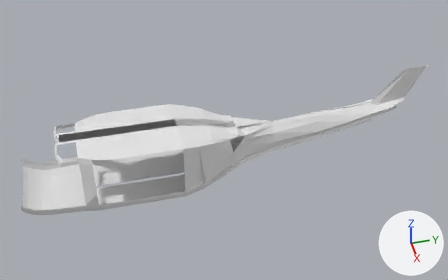
The Blender file BluePrintSources/bell205uh1.blend: old version first, new version second.
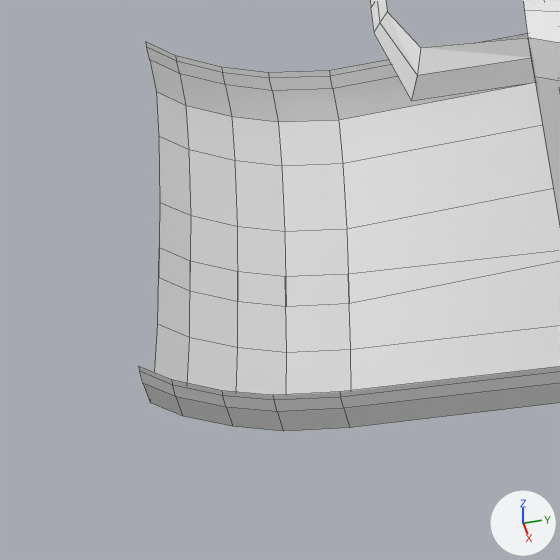
There are two pictures of each version: one whole from a 50 mm lens placed at (11.61, -2.92, 9.02), pointed at (0.1, -0.09, 0.04), one close up on the part from 0% to 18% of the width and 54% to 84% of the height. The lights are fixed; the arrows at lower right show +X, +Y and +Z. The close-ups show mesh edges as thin lines.

Script lines for the objects in view, before the commit:
```python
me_plane = bpy.data.meshes.new('Plane')
me_plane.from_pydata(...)  # 266 vertices, 207 faces; spans x -1.0..7.1, y -4.3..19.3, z -1.6..0.6
# before: 230 (6.1, -3.4, -1.3) at pixel (277, 411), 237 (6.2, -3.4, -1.2) at pixel (272, 395), 238 (6.1, -3.4, -1.3) at pixel (274, 400), 239 (6.1, -3.7, -1.3) at pixel (226, 407), 246 (6.2, -3.7, -1.2) at pixel (221, 390)
# before: 247 (6.1, -3.7, -1.2) at pixel (222, 395), 248 (6.1, -4.1, -1.2) at pixel (175, 396), 255 (6.2, -4.1, -1.1) at pixel (171, 379), 256 (6.1, -4.1, -1.1) at pixel (172, 385)
ob_fuselage = bpy.data.objects.new('fuselage', me_plane)
ob_fuselage.parent = ob_bell205uh1
ob_fuselage.matrix_parent_inverse = Matrix(((1.0, 0.0, 0.0, 1.178), (0.0, 1.0, 0.0, 6.196), (0.0, 0.0, 1.0, 2.506), (0.0, 0.0, 0.0, 1.0)))
ob_fuselage.location = (-1.17, -8.298, -2.367)
ob_fuselage.scale = (0.139, 0.419, 1.0)
_m = ob_fuselage.modifiers.new('Mirror', 'MIRROR')
```
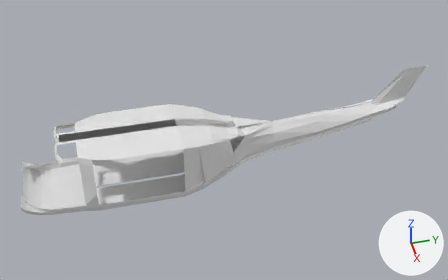
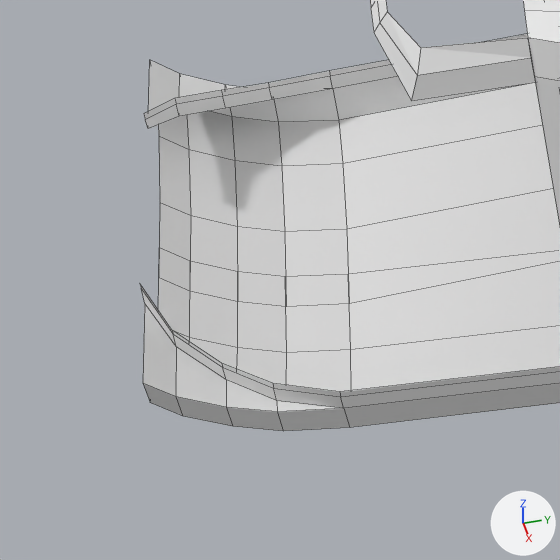
Pixel boxes (x1, y1, x2, y2) of what changed, in the close-ups (560 x 560 px; the box of a moved part takes in the faces that stretch with it):
'fuselage', reshaped
    before: (138, 0, 560, 431)
    after: (140, 0, 560, 431)
part 1 of me_plane, moved or reshaped
    before: (138, 42, 343, 412)
    after: (140, 60, 343, 412)

The change, as a list of edits to the scene's bpy script:
```text
Change me_plane:
    where me_plane.from_pydata(...)  # 266 vertices, 207 faces; spans x -1.0..7.1, y -4.3..19.3, z -1.6..0.6
    used by ob_fuselage; parent = ob_bell205uh1; location = (-1.17, -8.298, -2.367); scale = (0.139, 0.419, 1.0)
    me_plane part 1
    add for i in [248, 255, 256]: me_plane.vertices[i].co += Vector((-1.8, 0.0, 0.0))
    add for i in [239, 246, 247]: me_plane.vertices[i].co += Vector((-1.0, 0.0, 0.0))
    add for i in [230, 237, 238]: me_plane.vertices[i].co += Vector((-0.4, 0.0, 0.0))
    me_plane.vertices[257].co: (6.1, -4.3, -1.1) -> (3.3, -4.3, -1.1)  # pixel (142, 383) -> pixel (144, 303)
    me_plane.vertices[264].co: (6.2, -4.3, -1.0) -> (3.2, -4.3, -1.0)  # pixel (138, 366) -> pixel (139, 283)
    me_plane.vertices[265].co: (6.1, -4.3, -1.1) -> (3.2, -4.3, -1.1)  # pixel (139, 371) -> pixel (141, 288)
```
